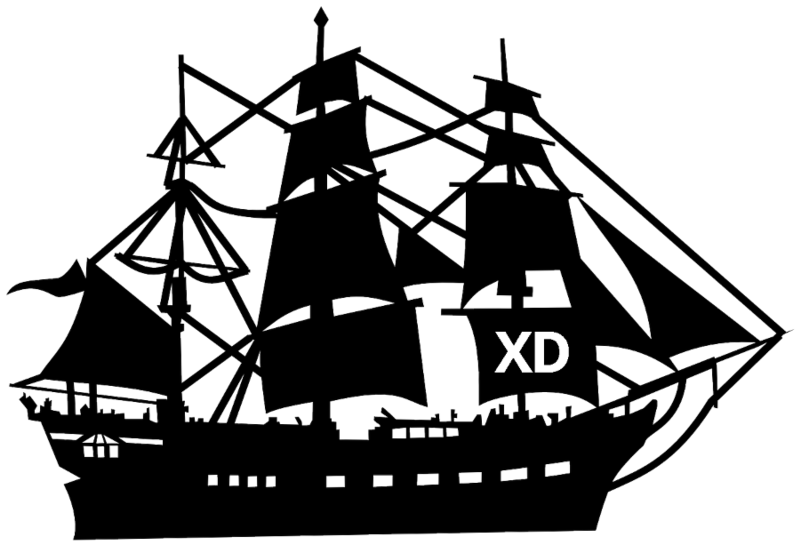
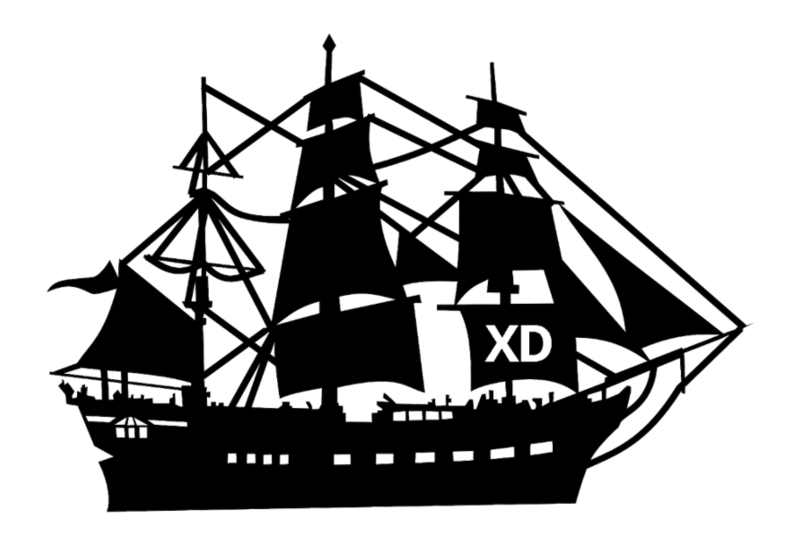
Layered file, before and after one edit (800x546). Changes by layer:
painted on "sailer-152989_1280.png" over [6, 6, 795, 541]
painted on "Outline" over [6, 6, 795, 541]
